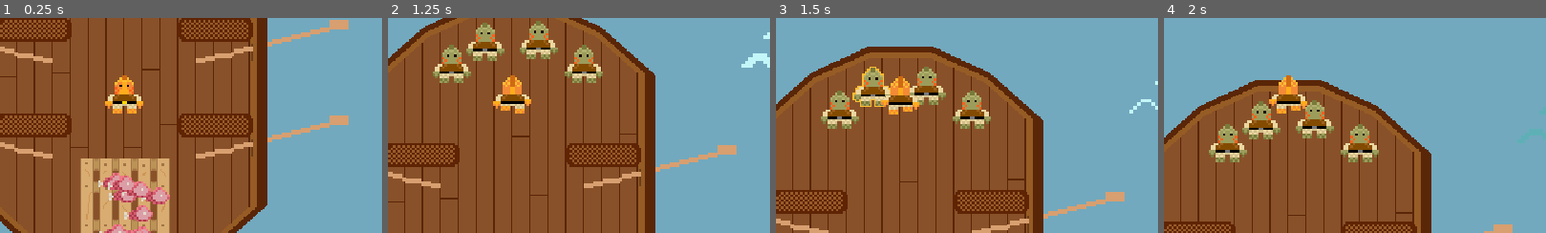
Above: before the commit, frames 1-4 (left to right).
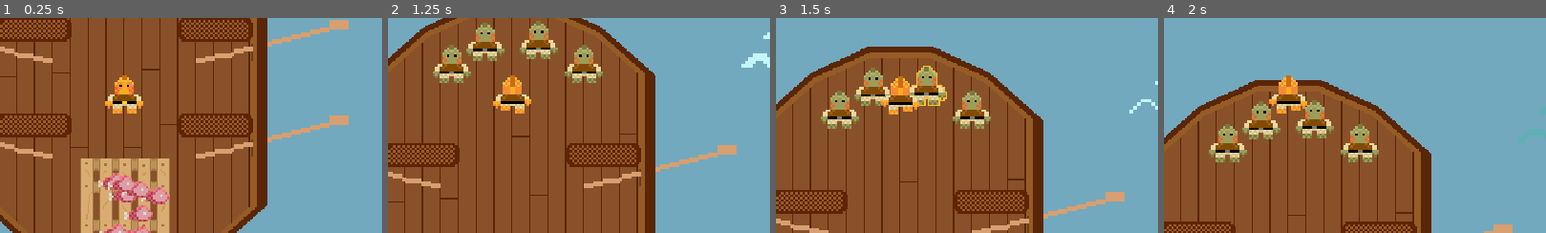
Above: after the commit, the same moments.

Repository: Splashy-Inc/splish-splashisson
Game: Godot game, scene res://Scenes/level.tscn
Same seed, same stepped clock (60 frames per second), same inputs: the game is played once before the commit and once after it. This scene is started directly instead of the project's main scene.
Inputs:
- Up to frame 1 (0.25 s): no input
- Up to frame 2 (1.25 s): hold W (up) from 0.53 s (still down); hold I (interact) from 0.53 s (still down)
- Up to frame 3 (1.5 s): keep holding W (up); release I (interact) at 1.28 s; tap O (location) at 1.35 s
- Up to frame 4 (2 s): keep holding W (up)
The pictures show only the part of the screen within x 34-84%, y 30-80%; the shares and areas given below are measured in that part.

Frames 1-2 are identical in both runs. In frame 3, 0.4% of the frame differs, in the area x 20-45%, y 22-42%; in frame 4, nothing differs.

Commit message:
Have splish always updating action target

Diff:
--- a/Scenes/splish.gd
+++ b/Scenes/splish.gd
@@ -20,6 +20,9 @@
 var followers: Array[Crew]
 
 var action_target: Node2D
+
+func _process(delta: float) -> void:
+	_find_action_target()
 
 func _physics_process(delta: float) -> void:
 	if $AnimationPlayer.current_animation != "pointing_right" or not $AnimationPlayer.is_playing():
